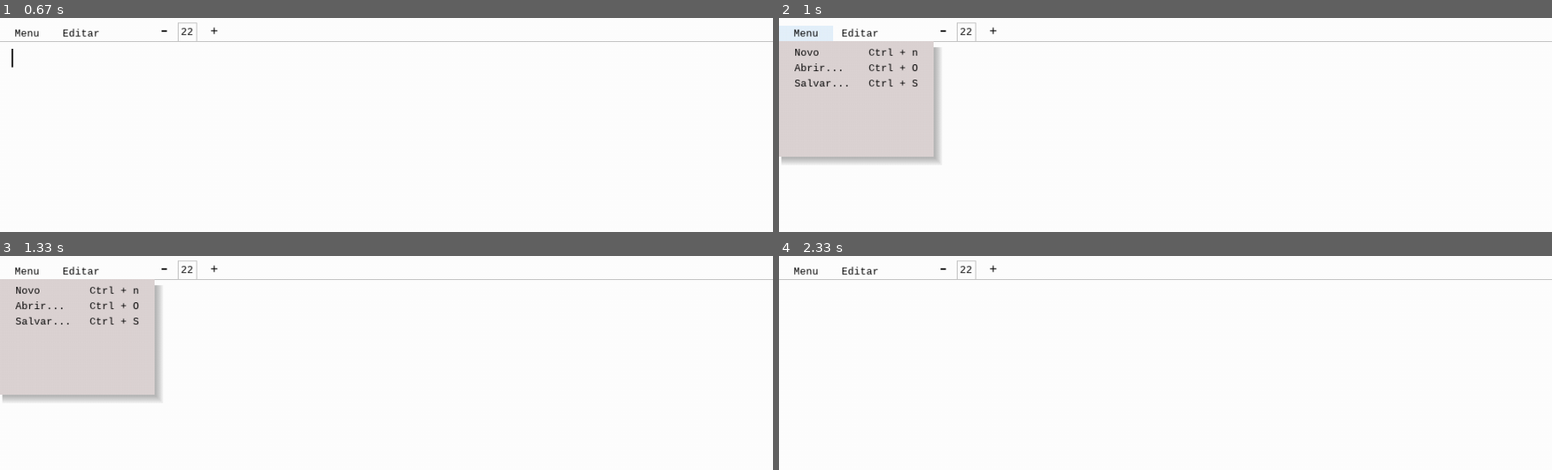
Above: before the commit, frames 1-4 (two rows, left to right).
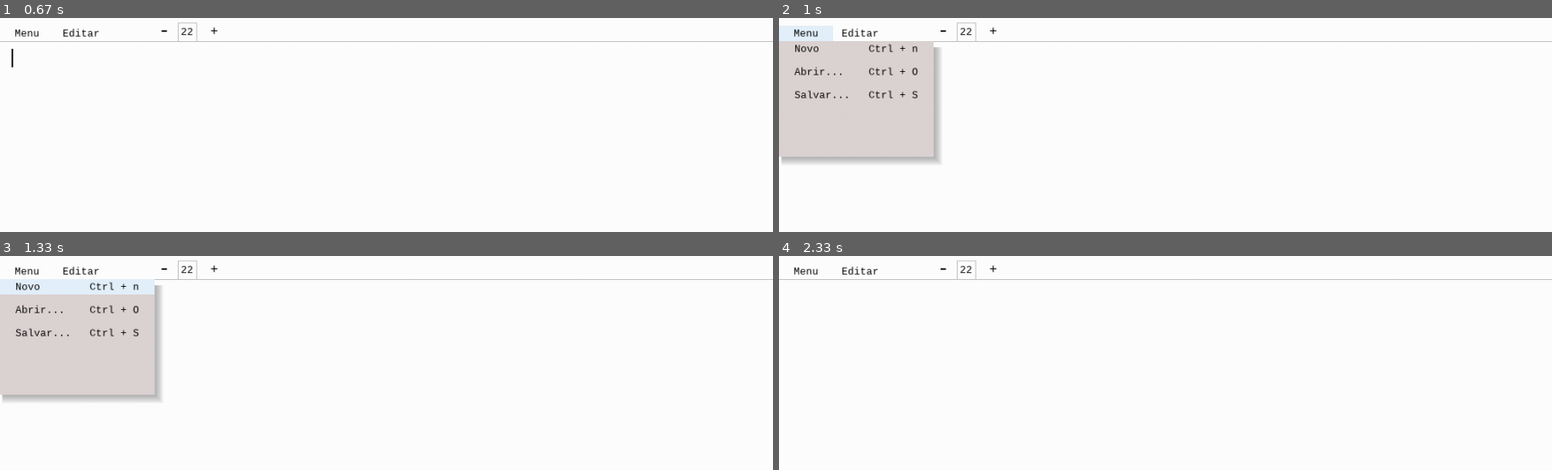
Above: after the commit, the same moments.

Repository: PedroGoulartbranco/Bloco-de-notas-pygame
Game: pygame game, started from main.py
The game is run twice, just before and just after one commit, with the same random seed, the same clock (stepped at 60 frames per second) and the same inputs.
Inputs (mouse positions are in pixels of both pictures, inside the frame that each line leads up to):
- Up to frame 1 (0.67 s): hold Right from 0.33 s (still down)
- Up to frame 2 (1 s): release Right at 0.8 s; click "Menu" at 0.93 s
- Up to frame 3 (1.33 s): click "Novo Ctrl + n" at 1.27 s
- Up to frame 4 (2.33 s): click (outside the picture) at 1.6 s; tap Enter at 2.22 s

Frame 1 is identical in both runs. In frame 2, 0.8% of the frame differs, in the area x 2-18%, y 12-38%; in frame 3, 2.0%, in the area x 0-20%, y 10-38%; in frame 4, nothing differs.

Commit message:
comandos animados e bonitos

Diff:
--- a/main.py
+++ b/main.py
@@ -115,29 +115,40 @@
 
 def desenhar_menu_opcoes():
     #Tamanho e posicao sombra = (5, 40, 200, 145)
+    posicao_mouse = pygame.mouse.get_pos()
+
     for i in range(5):
         sombra_menu_opcoes = pygame.Surface((200 + 2 * i, 145 + 2 * i), pygame.SRCALPHA)
         sombra_menu_opcoes.fill((0,0,0,15))
         tela.blit(sombra_menu_opcoes, (3, 38))
 
-    botao_novo_arquivo = pygame.Rect(0, 30, 200, 30)
-    botao_abrir_arquivo = pygame.Rect(0, 50, 200, 30)
-    botao_salvar_arquivo = pygame.Rect(0, 70, 200, 30)
+    cor_botao_novo = cor_botao_abrir = cor_botao_salvar = "#DDD4D4"
+
+    botao_novo_arquivo = pygame.Rect(0, 30, 200, 20)
+    botao_abrir_arquivo = pygame.Rect(0, 60, 200, 20)
+    botao_salvar_arquivo = pygame.Rect(0, 90, 200, 20)
 
     pygame.draw.rect(tela, "#DDD4D4", menu_opcoes)
 
+    if botao_novo_arquivo.collidepoint(posicao_mouse):
+        cor_botao_novo = (229, 241, 251)
+    if botao_abrir_arquivo.collidepoint(posicao_mouse):
+        cor_botao_abrir = (229, 241, 251)
+    if botao_salvar_arquivo.collidepoint(posicao_mouse):
+        cor_botao_salvar = (229, 241, 251)
+
     #--------- Desenhar Botões --------
-    pygame.draw.rect(tela, "#DDD4D4", botao_novo_arquivo)
+    pygame.draw.rect(tela, cor_botao_novo, botao_novo_arquivo)
     texto_botao_novo_arquivo =  fonte_menu.render("Novo        Ctrl + n", True, "black")
     coordenada_texto_botao_novo_arquivo = texto_botao_novo_arquivo.get_rect(center=botao_novo_arquivo.center)
     tela.blit(texto_botao_novo_arquivo, coordenada_texto_botao_novo_arquivo)
 
-    pygame.draw.rect(tela, "#DDD4D4", botao_abrir_arquivo)
+    pygame.draw.rect(tela, cor_botao_abrir, botao_abrir_arquivo)
     texto_botao_abrir_arquivo =  fonte_menu.render("Abrir...    Ctrl + O", True, "black")
     coordenada_texto_abrir_arquivo = texto_botao_abrir_arquivo.get_rect(center=botao_abrir_arquivo.center)
     tela.blit(texto_botao_abrir_arquivo, coordenada_texto_abrir_arquivo)
 
-    pygame.draw.rect(tela, "#DDD4D4", botao_salvar_arquivo)
+    pygame.draw.rect(tela, cor_botao_salvar, botao_salvar_arquivo)
     texto_botao_salvar_arquivo =  fonte_menu.render("Salvar...   Ctrl + S", True, "black")
     coordenada_texto_salvar_arquivo = texto_botao_salvar_arquivo.get_rect(center=botao_salvar_arquivo.center)
     tela.blit(texto_botao_salvar_arquivo, coordenada_texto_salvar_arquivo)
@@ -209,7 +220,6 @@
                     fonte_texto = pygame.font.SysFont('consolas', tamanho_fonte_texto) #Atualiza a fonte
             if botao_arquivo.collidepoint(posicao_mouse):
                 botoes_do_menu_aparecer = not botoes_do_menu_aparecer
-                print(botoes_do_menu_aparecer)
                 abriu_menu_primeira_vez = True
             if mouse_encima_do_menu_de_opcoes == False and botoes_do_menu_aparecer == True and abriu_menu_primeira_vez == False:
                 botoes_do_menu_aparecer = False
@@ -302,6 +312,7 @@
 
     if botoes_do_menu_aparecer:
         desenhar_menu_opcoes()
+
         if menu_opcoes.collidepoint(posicao_mouse):
             mouse_encima_do_menu_de_opcoes = True
             abriu_menu_primeira_vez = False
